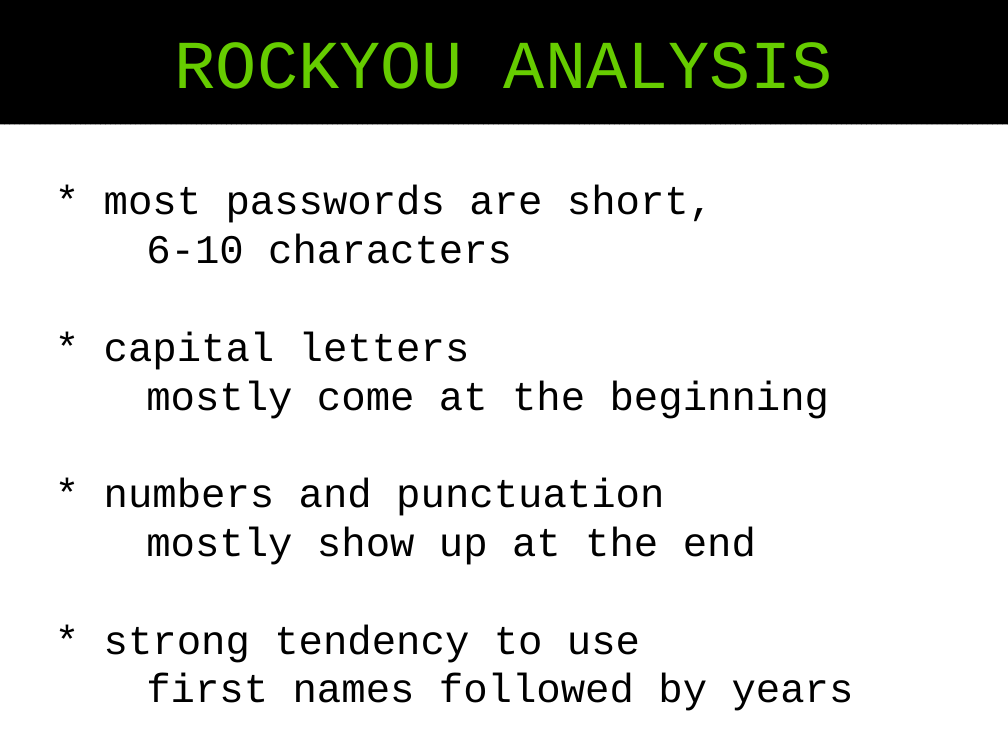
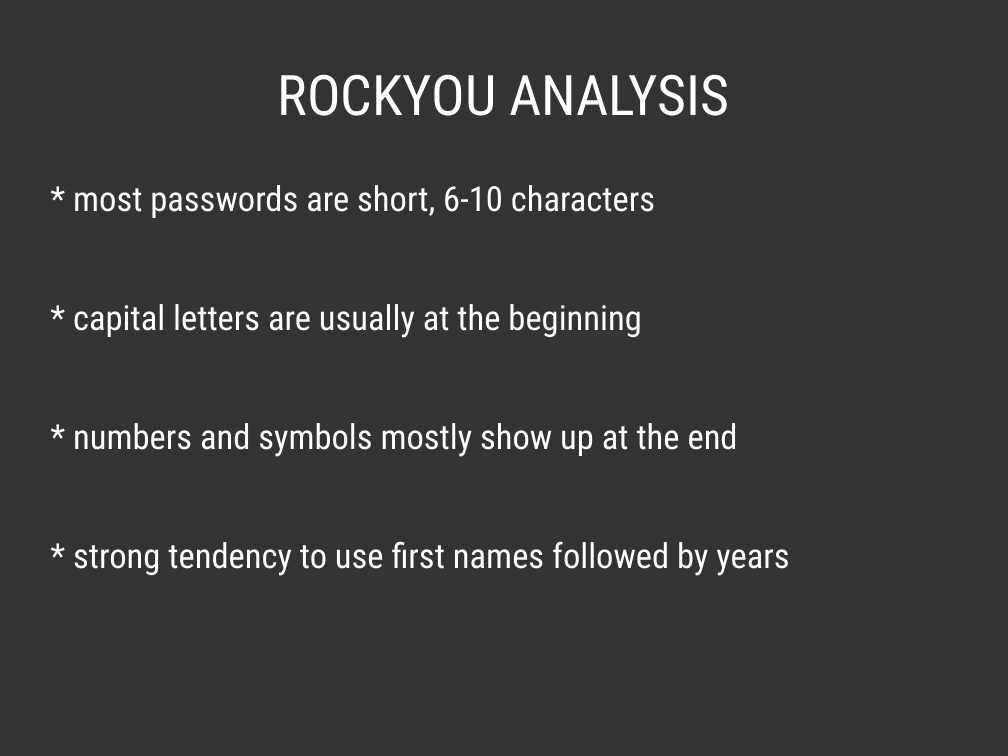
Before and after one commit to pjackowski/presentations, a slide deck: slide 9 of 04-password-security/04-password-security-slides-friday-lolz-01.odp (slide 8 before the commit). Drawn at 1008x756 pixels with LibreOffice and Linux fonts; fonts in the diff are those of the drawing. Boxes give left, top, right and bottom in pixels: in the first picture for what was removed or moved away, otherwise in the second. Text is boxed around its words. In the diff, an @@ line names an element or a change of style, - is before the commit and + after.

```diff
--- a/04-password-security/04-password-security-slides-friday-lolz-01.odp
+++ b/04-password-security/04-password-security-slides-friday-lolz-01.odp
@@ background #FFFFFF to #333333 @@
@@ title "ROCKYOU ANALYSIS": place and size @@
-title "ROCKYOU ANALYSIS" at (0,0,1008,124)
+title "ROCKYOU ANALYSIS" at (278,74,729,116)
@@ title "ROCKYOU ANALYSIS" at (278,74,729,116): size 54 to 44 pt, font Courier New to Roboto Condensed, text colour #66CC00 to #FFFFFF; fill pattern #000000 on #000000 to none @@
@@ text "* most passwords are short, ..." at (73,185,789,576): vertical alignment middle to top @@
@@ text at (73,185,789,576): text changed; size 32 to 27.2 pt; font Courier New to Roboto Condensed; text colour #000000 to #FFFFFF @@
-* most passwords are short,
-6-10 characters
-* capital letters
-mostly come at the beginning
-* numbers and punctuation
-mostly show up at the end
-* strong tendency to use
-first names followed by years
+* most passwords are short, 6-10 characters
+* capital letters are usually at the beginning
+* numbers and symbols mostly show up at the end
+* strong tendency to use first names followed by years
```
Also in this commit, not shown: 35 other slides changed, 4 slides added, 4 slides removed, 5 other files.
